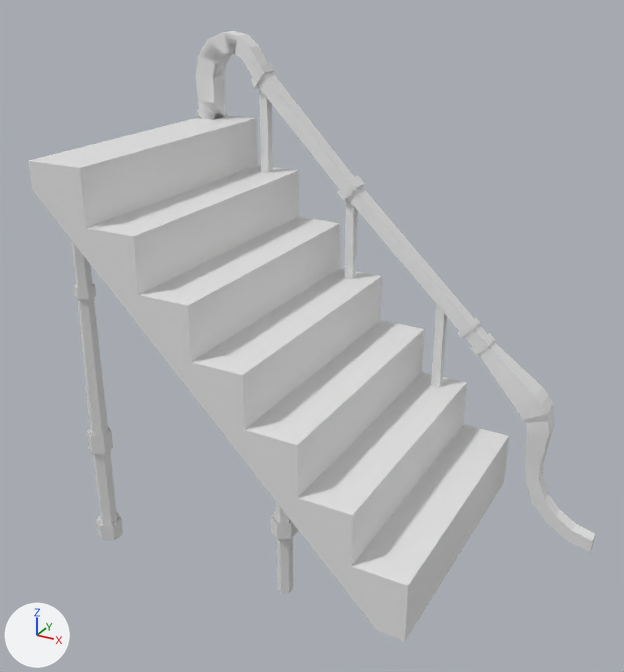
What one commit did to the FBX model Assets/Project/Models/Environment/Stairs.fbx.
Both versions are drawn from a 50 mm lens placed at (2.11, -3.65, 2.88), pointed at (0.13, -0.05, 1.08). Every picture has the same lights, and +X, +Y and +Z are marked at lower left. Vertices at the same position are counted once.
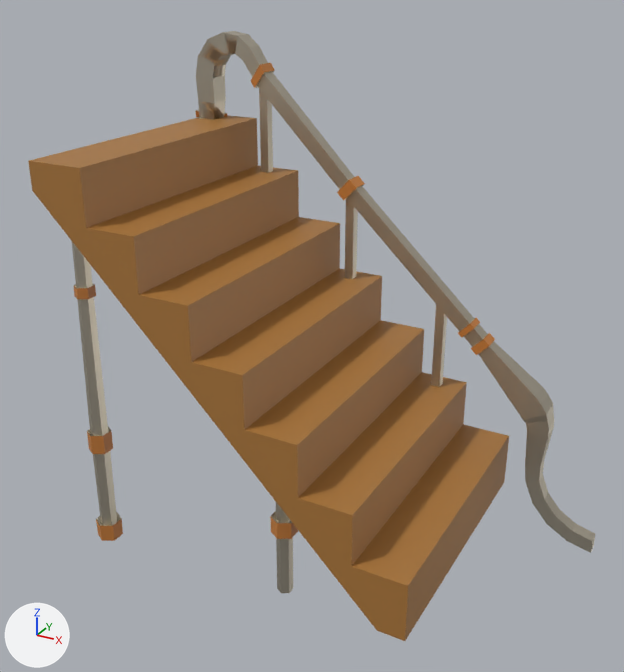
Location of each change, (x1, y1, x2, y2) in pixels of the pictures (624 x 672 px):
part 1 of me_cube, recoloured (white to brown)
    both: (29, 115, 509, 641)
part 2 of me_cube, recoloured (grey to brown)
    both: (28, 161, 408, 641)
part 3 of me_cube, recoloured
    both: (196, 31, 595, 553)
part 4 of me_cube, recoloured
    both: (72, 242, 122, 526)
part 5 of me_cube, recoloured
    both: (271, 502, 293, 593)
part 6 of me_cube, recoloured (grey to brown)
    both: (196, 63, 495, 355)
part 7 of me_cube, recoloured (grey to brown)
    both: (87, 431, 123, 541)
part 8 of me_cube, recoloured (grey to brown)
    both: (74, 285, 96, 299)
part 9 of me_cube, recoloured (grey to brown)
    both: (270, 516, 298, 539)

The change in detail:
Material 'Rust1' (mat_rust1) is new.
Its base color is (0.573, 0.209, 0.0425) (orange #c77e3a).
Material 'Wood1' (mat_wood1) is new.
Its base color is (0.395, 0.18, 0.0413) (brown #a97639).
Material 'Metal' (mat_metal) is new.
Its base color is (0.605, 0.552, 0.448) (light grey #ccc4b3).
Its metallic is 1.0.
me_cube has 431 vertices, 381 faces and spans x -1.23..1.57, y -0.75..0.75, z -1.21..1.49.
me_cube is used by ob_cube; location (0.0, 0.0, 1.0).
me_cube part 1: all 17 faces centred in x -1.0..1.0, y 0.0, z -1.0..1.0 switch from mat_material (white #e7e7e7) to mat_wood1 (brown #a97639).
me_cube part 2: the 1 face centred in x 0.06, y -0.75, z 0.06 switches from mat_material (white #e7e7e7) to mat_wood1 (brown #a97639).
me_cube part 3: 242 of the faces centred in x -1.22..1.57, y 0.57..0.71, z -1.19..1.48 switch from mat_material (white #e7e7e7) to mat_metal (light grey #ccc4b2).
me_cube part 4: 50 of the faces centred in x -0.91..-0.81, y -0.68..-0.59, z -1.14..0.95 switch from mat_material (white #e7e7e7) to mat_metal (light grey #ccc4b2).
me_cube part 5: 26 of the faces centred in x 0.25..0.34, y -0.68..-0.6, z -1.06..-0.22 switch from mat_material (white #e7e7e7) to mat_metal (light grey #ccc4b2).
me_cube part 6: 20 of the faces centred in x -0.99..0.86, y 0.58..0.71, z -0.13..1.31 switch from mat_material (white #e7e7e7) to mat_rust1 (orange #c77e3a).
me_cube part 7: 12 of the faces centred in x -0.92..-0.8, y -0.69..-0.58, z -1.09..-0.52 switch from mat_material (white #e7e7e7) to mat_rust1 (orange #c77e3a).
me_cube part 8: 6 of the faces centred in x -0.9..-0.81, y -0.67..-0.59, z 0.34 switch from mat_material (white #e7e7e7) to mat_rust1 (orange #c77e3a).
me_cube part 9: 6 of the faces centred in x 0.24..0.36, y -0.69..-0.59, z -0.67 switch from mat_material (white #e7e7e7) to mat_rust1 (orange #c77e3a).
